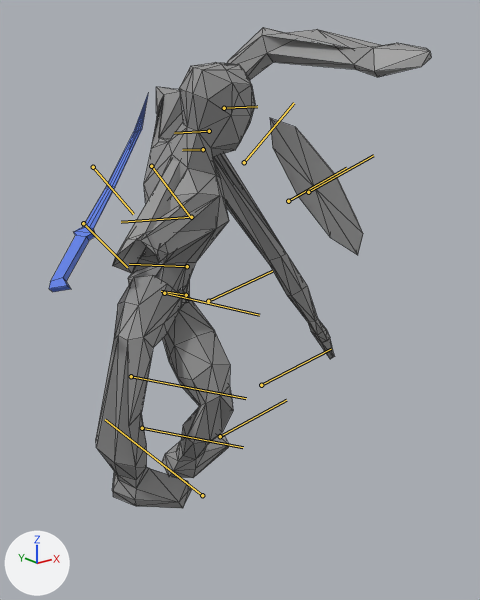
The FBX model Sandtree/Game/Sandtree/Assets/Models/FBX/Player.fbx: old version first, new version second.
Both versions are drawn from a 50 mm lens placed at (-0.0145, -0.0207, 0.0168), pointed at (0.0012, -0.0011, 0.009). Lighting does not change. The marker at lower left points along +X, +Y and +Z. Both versions are drawn at frame 23 of the action 'FightSwordAndShieldUpStab'; the numbers are the values there. The bones that bend it are drawn over the model as lines. Mesh edges are drawn as thin lines.
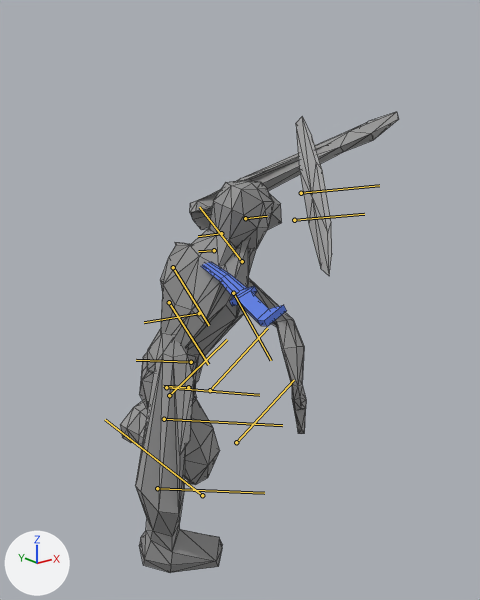
Pixel boxes [x1, y1, x2, y2] of what changed, in the pictures (480 x 600 px):
'Mesh', posed (17% narrower)
    before: [96, 27, 431, 508]
    after: [120, 112, 399, 573]
'BaseShieldObj', posed (61% narrower, 15% taller)
    before: [270, 118, 363, 255]
    after: [296, 117, 332, 275]
'Cube', posed
    before: [49, 95, 148, 292]
    after: [201, 262, 287, 327]
bone 'Pelvis', root to tip
    before: (186, 295) to (161, 291)
    after: (188, 387) to (163, 386)
bone 'Stomach', root to tip
    before: (187, 266) to (129, 264)
    after: (191, 362) to (136, 360)
bone 'Chest', root to tip
    before: (191, 217) to (121, 222)
    after: (199, 313) to (144, 322)
bone 'Head', root to tip
    before: (209, 131) to (174, 133)
    after: (221, 233) to (198, 236)
bone 'UpperArm_l', root to tip
    before: (244, 162) to (294, 103)
    after: (242, 261) to (199, 207)
bone 'LowerArm_l', root to tip
    before: (288, 201) to (346, 168)
    after: (294, 220) to (364, 214)
bone 'UpperArm_r', root to tip
    before: (151, 166) to (190, 216)
    after: (173, 267) to (209, 325)
bone 'LowerArm_r', root to tip
    before: (93, 167) to (133, 214)
    after: (169, 302) to (208, 364)
bone 'Hand_r', root to tip
    before: (83, 223) to (127, 267)
    after: (233, 293) to (271, 360)
bone 'UpperLeg_l', root to tip
    before: (208, 301) to (272, 271)
    after: (210, 390) to (267, 328)
bone 'LowerLeg_l', root to tip
    before: (261, 385) to (331, 349)
    after: (236, 442) to (294, 380)
bone 'UpperLeg_r', root to tip
    before: (164, 293) to (259, 315)
    after: (166, 387) to (259, 395)
bone 'LowerLeg_r', root to tip
    before: (131, 376) to (246, 398)
    after: (164, 419) to (282, 425)
bone 'Foot_r', root to tip
    before: (142, 428) to (243, 447)
    after: (157, 488) to (264, 493)

The change, as a list of edits to the scene's bpy script:
```text
Change bone_pelvis:
    where bone_pelvis = bpy.data.objects['Armature'].pose.bones['Pelvis']  # child of 'ArmatureNonIK'
    bone_pelvis.location: (-0.005, 0.0, 0.0) -> (-0.414, 0.0, 0.036)
    bone_pelvis.rotation_quaternion: (0.9, -0.427, -0.084, 0.014) -> (0.95, -0.303, -0.082, -0.003)  # degrees (-51, -8, 6) -> degrees (-36, -9, 3)
Change bone_stomach:
    where bone_stomach = bpy.data.objects['Armature'].pose.bones['Stomach']  # child of 'Pelvis'
    bone_stomach.rotation_quaternion: (0.984, 0.166, -0.054, -0.03) -> (0.996, 0.078, 0.041, -0.032)  # degrees (19, -6, -4) -> degrees (9, 5, -3)
Change bone_chest:
    where bone_chest = bpy.data.objects['Armature'].pose.bones['Chest']  # child of 'Stomach'
    bone_chest.rotation_quaternion: (0.977, 0.193, -0.085, -0.022) -> (0.957, 0.276, -0.088, -0.014)  # degrees (23, -9, -4) -> degrees (33, -9, -4)
Change bone_head:
    where bone_head = bpy.data.objects['Armature'].pose.bones['Head']  # child of 'Neck'
    bone_head.rotation_quaternion: (0.989, 0.03, 0.143, 0.008) -> (0.998, 0.048, 0.047, -0.006)  # degrees (4, 16, 1) -> degrees (5, 5, 0)
Change bone_upperarm_l:
    where bone_upperarm_l = bpy.data.objects['Armature'].pose.bones['UpperArm_l']  # child of 'Chest'
    bone_upperarm_l.rotation_quaternion: (0.947, -0.058, -0.107, -0.298) -> (0.727, -0.308, -0.466, 0.399)  # degrees (-3, -14, -35) -> degrees (-65, -26, 74)
Change bone_lowerarm_l:
    where bone_lowerarm_l = bpy.data.objects['Armature'].pose.bones['LowerArm_l']  # child of 'UpperArm_l'
    bone_lowerarm_l.rotation_quaternion: (0.52, -0.213, -0.824, -0.078) -> (0.386, -0.816, -0.283, -0.323)  # degrees (12, -117, -36) -> degrees (-138, -48, 19)
Change bone_upperarm_r:
    where bone_upperarm_r = bpy.data.objects['Armature'].pose.bones['UpperArm_r']  # child of 'Chest'
    bone_upperarm_r.rotation_quaternion: (0.866, -0.125, 0.36, 0.324) -> (0.82, 0.338, -0.428, 0.174)  # degrees (1, 45, 42) -> degrees (45, -55, 0)
Change bone_lowerarm_r:
    where bone_lowerarm_r = bpy.data.objects['Armature'].pose.bones['LowerArm_r']  # child of 'UpperArm_r'
    bone_lowerarm_r.rotation_quaternion: (0.613, 0.0, -0.79, 0.0) -> (0.912, 0.0, -0.411, 0.0)  # degrees (0, -104, 0) -> degrees (0, -48, 0)
Change bone_hand_r:
    where bone_hand_r = bpy.data.objects['Armature'].pose.bones['Hand_r']  # child of 'LowerArm_r'
    bone_hand_r.rotation_quaternion: (0.988, 0.0, 0.152, 0.0) -> (0.954, 0.0, 0.301, 0.0)  # degrees (0, 17, 0) -> degrees (0, 35, 0)
Change bone_upperleg_l:
    where bone_upperleg_l = bpy.data.objects['Armature'].pose.bones['UpperLeg_l']  # child of 'Pelvis'
    bone_upperleg_l.rotation_quaternion: (0.802, -0.452, -0.333, 0.204) -> (0.904, -0.365, 0.069, 0.21)  # degrees (-67, -21, 42) -> degrees (-41, 16, 20)
Change bone_lowerleg_l:
    where bone_lowerleg_l = bpy.data.objects['Armature'].pose.bones['LowerLeg_l']  # child of 'UpperLeg_l'
    bone_lowerleg_l.rotation_quaternion: (0.798, 0.0, 0.602, 0.0) -> (0.664, 0.0, 0.747, 0.0)  # degrees (0, 74, 0) -> degrees (0, 97, 0)
Change bone_upperleg_r:
    where bone_upperleg_r = bpy.data.objects['Armature'].pose.bones['UpperLeg_r']  # child of 'Pelvis'
    bone_upperleg_r.rotation_quaternion: (0.86, 0.003, -0.51, 0.005) -> (0.599, 0.022, -0.801, 0.016)  # degrees (0, -61, 1) -> degrees (0, -106, 3)
Change bone_lowerleg_r:
    where bone_lowerleg_r = bpy.data.objects['Armature'].pose.bones['LowerLeg_r']  # child of 'UpperLeg_r'
    bone_lowerleg_r.rotation_quaternion: (0.737, 0.003, 0.676, -0.002) -> (0.515, 0.026, 0.857, -0.005)  # degrees (1, 85, 1) -> degrees (-2, 118, -5)
Change bone_foot_r:
    where bone_foot_r = bpy.data.objects['Armature'].pose.bones['Foot_r']  # child of 'LowerLeg_r'
    bone_foot_r.rotation_quaternion: (1.0, 0.0, -0.02, 0.0) -> (0.997, 0.0, 0.073, 0.0)  # degrees (0, -2, 0) -> degrees (0, 8, 0)
```
